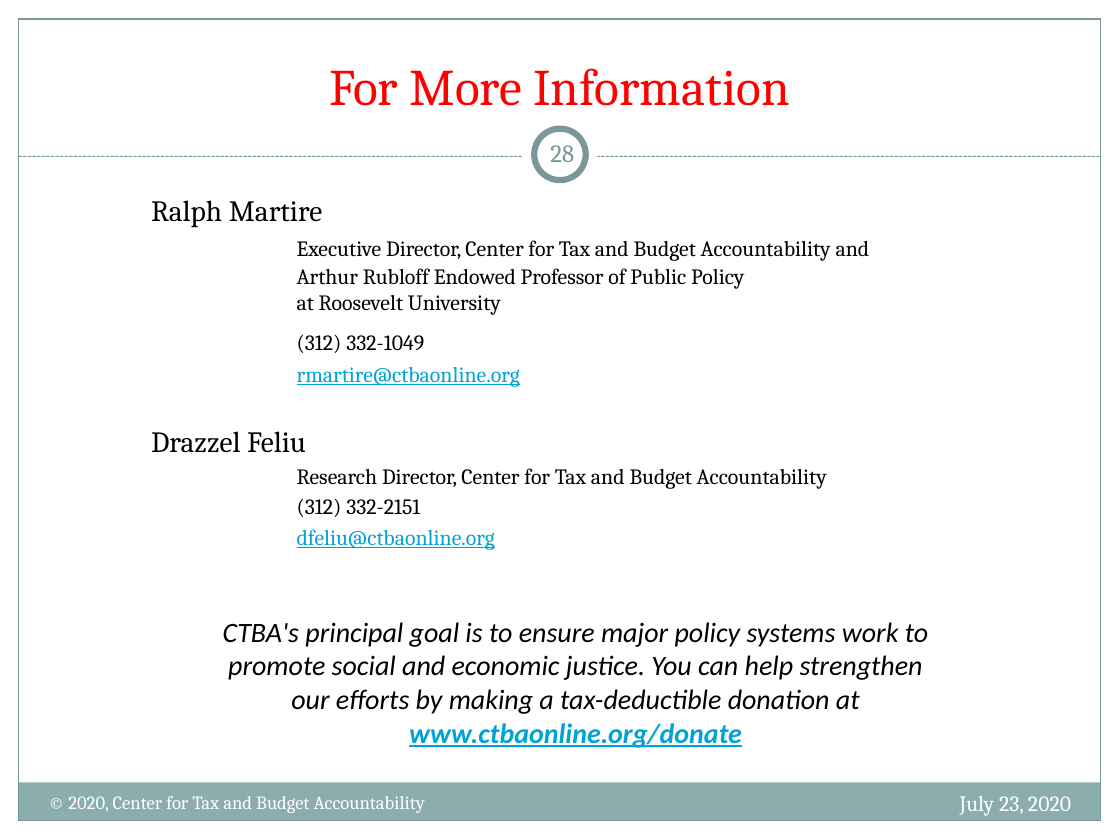
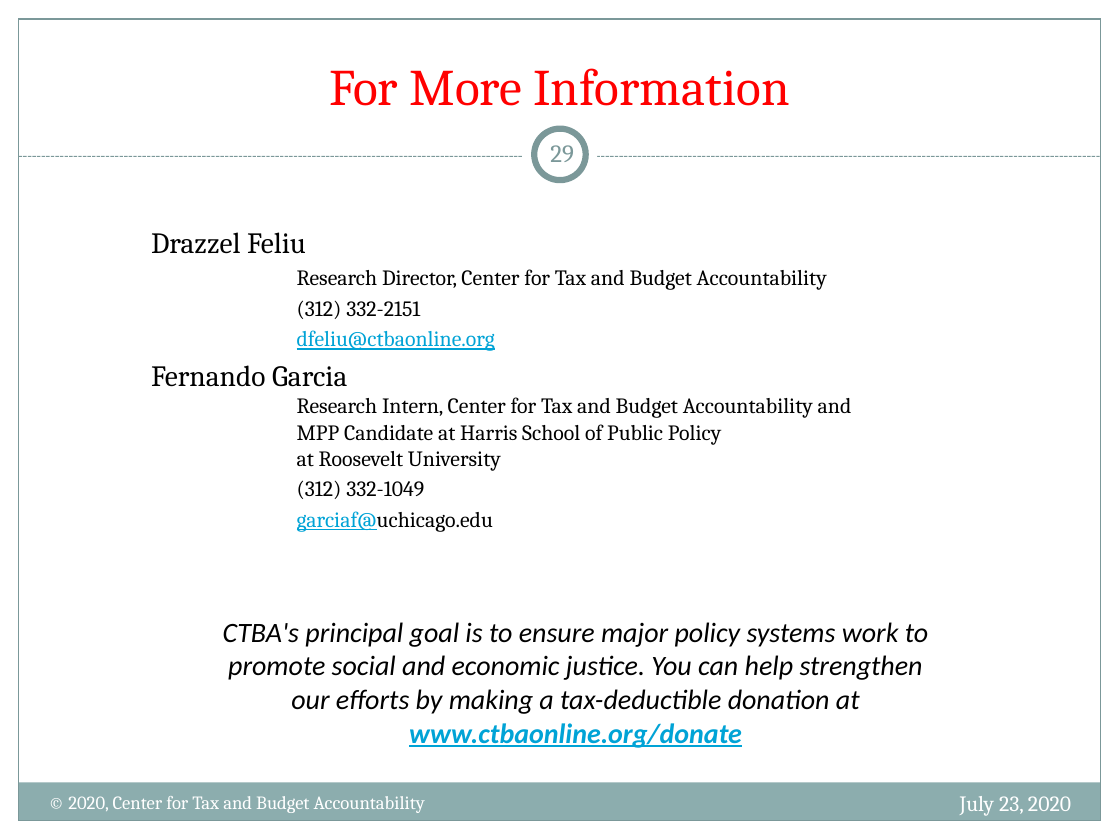
Before and after one commit to nanojgarcia/CTBA_FD, a slide deck: slide 29 of NHS - Gentrification in the City of Chicago.pptx (slide 28 before the commit). Drawn at 1120x840 pixels with LibreOffice and Linux fonts; fonts in the diff are those of the drawing. Boxes give left, top, right and bottom in pixels: in the first picture for what was removed or moved away, otherwise in the second. Text is boxed around its words. In the diff, an @@ line names an element or a change of style, - is before the commit and + after.

```diff
--- a/NHS - Gentrification in the City of Chicago.pptx
+++ b/NHS - Gentrification in the City of Chicago.pptx
@@ page number at bbox=[550, 145, 574, 162]: text changed @@
-28
+29
@@ text at bbox=[151, 200, 870, 387]: paragraphs removed @@
-Ralph Martire
-Executive Director, Center for Tax and Budget Accountability and
-Arthur Rubloff Endowed Professor of Public Policy
-at Roosevelt University
-(312) 332-1049
-rmartire@ctbaonline.org
@@ text at bbox=[151, 365, 852, 532]: paragraphs added @@
+Fernando Garcia
+Research Intern, Center for Tax and Budget Accountability and
+MPP Candidate at Harris School of Public Policy
+at Roosevelt University
+(312) 332-1049
+garciaf@uchicago.edu
```
Also in this commit, not shown: 15 other slides changed, 1 slide added, 1 other file.
